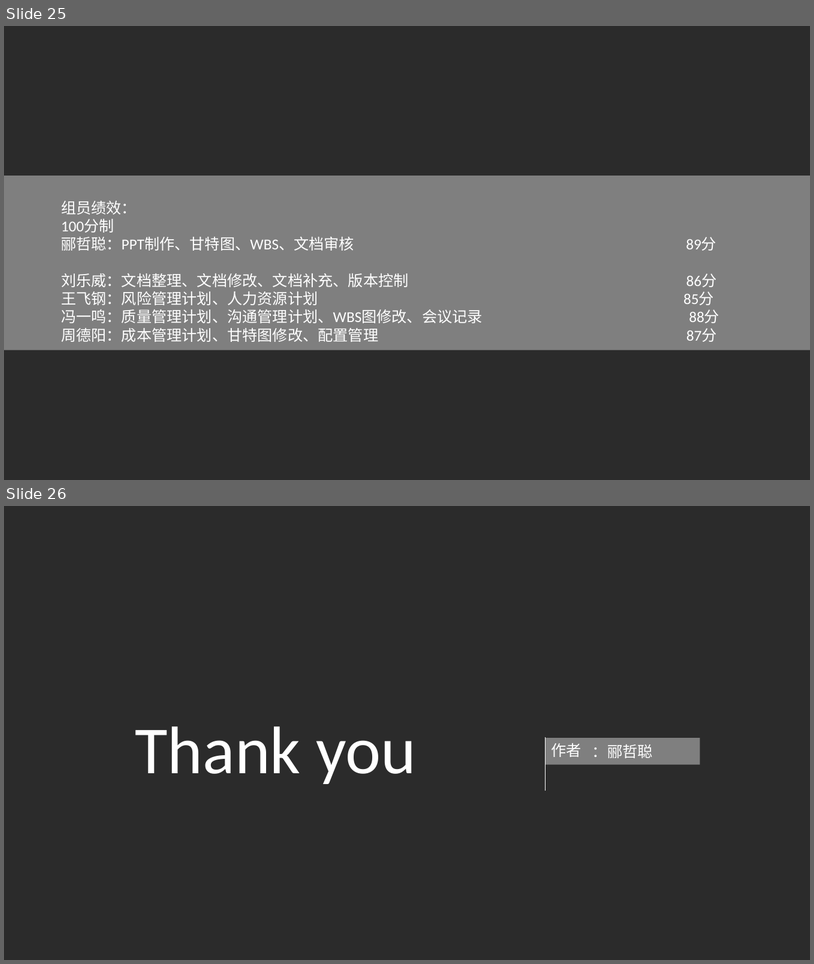
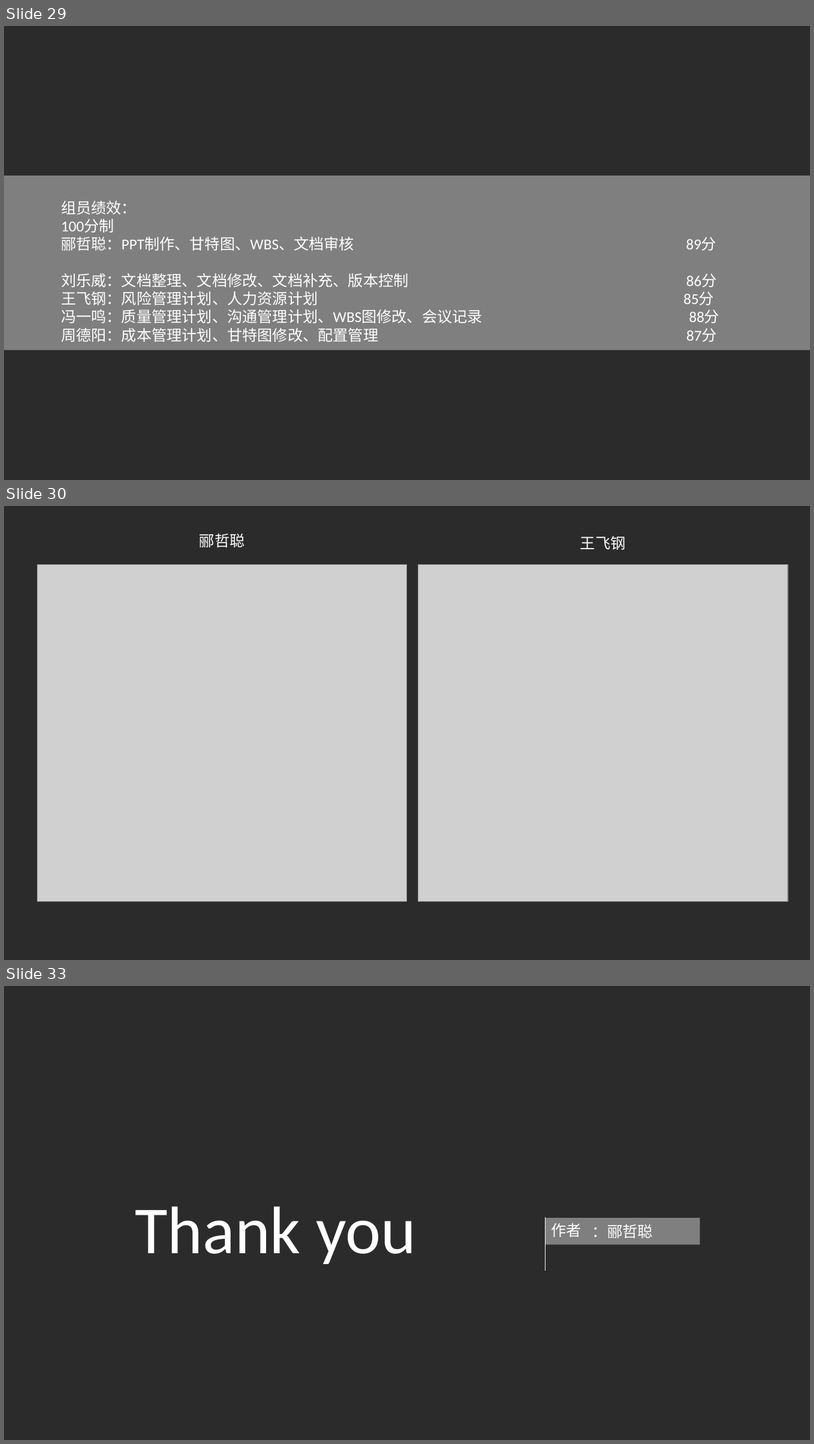
Before and after one commit to PRD-2018-G04/PRD-2018-G04, a slide deck: G04项目组/受控文档/项目计划/PRD2018-G04-需求工程项目计划PPT.pptx. Shown one above the other, each under a label of ours: slides 25 and 26 before the commit, slides 29, 30 and 33 after it; the slides between them are not shown. The pictures are 814x964 and 814x1444 pixels, drawn with LibreOffice and Linux fonts; fonts in the diff are those of the drawing; grey boxes stand for pictures; background and template pictures are left out; a plain dark background stands for a picture behind light text. Boxes give left, top, right and bottom in pixels: in the first picture for what was removed or moved away, otherwise in the second. Text is boxed around its words. In the diff, an @@ line names an element or a change of style, - is before the commit and + after.

```diff
--- a/G04项目组/受控文档/项目计划/PRD2018-G04-需求工程项目计划PPT.pptx
+++ b/G04项目组/受控文档/项目计划/PRD2018-G04-需求工程项目计划PPT.pptx
@@ slide 30 added at bbox=[4, 506, 810, 960], background picture (left out) @@
@@ text added at bbox=[200, 533, 245, 547], 18 pt, text #FFFFFF @@
+郦哲聪
@@ text added at bbox=[581, 536, 626, 550], 18 pt, text #FFFFFF @@
+王飞钢
@@ picture added at bbox=[37, 565, 408, 901] @@
@@ picture added at bbox=[419, 565, 789, 901] @@
@@ what was slide 25 is now slide 29 @@
@@ what was slide 26 is now slide 33 @@
```
Also in this commit, not shown: 8 slides changed, 7 other slides added, 1 slide removed, 23 other files.
